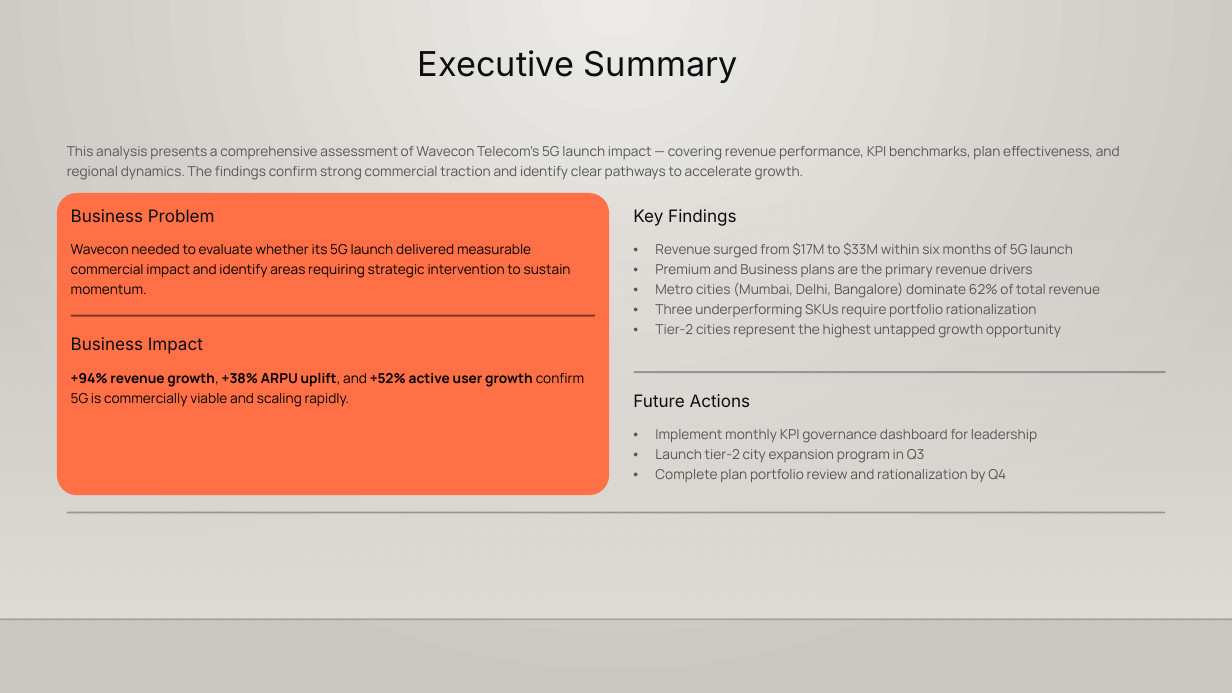
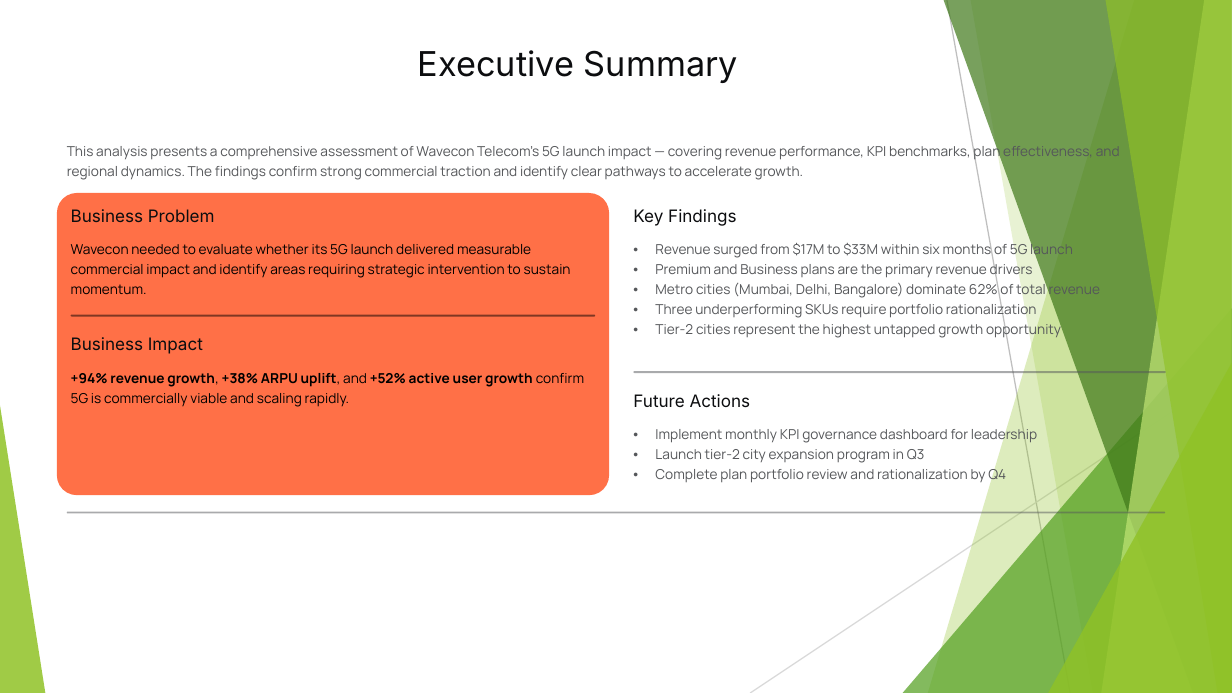
Before and after one commit to waniumer-analytics/Wavecon-Telecom-5G-Impact-Analysis-Power-BI-Dashboard, a slide deck: slide 10 of Wavecon-Telecom-5G-Business-Impact-Analysis.pptx. Drawn at 1232x693 pixels with LibreOffice and Linux fonts; fonts in the diff are those of the drawing; background and template pictures are left out. Boxes give left, top, right and bottom in pixels: in the first picture for what was removed or moved away, otherwise in the second. Text is boxed around its words. In the diff, an @@ line names an element or a change of style, - is before the commit and + after.

```diff
--- a/Wavecon-Telecom-5G-Business-Impact-Analysis.pptx
+++ b/Wavecon-Telecom-5G-Business-Impact-Analysis.pptx
@@ background gradient #ECEAE7 to #CAC7C1 to #FFFFFF @@
@@ rectangle removed at (x1=0, y1=205, x2=1232, y2=620) @@
@@ group added at (x1=0, y1=0, x2=1232, y2=693): 5 freeform shapes, 3 triangles, 2 lines @@
@@ line removed from (0, 620) to (1232, 620) @@
```
Also in this commit, not shown: 10 other slides changed.
